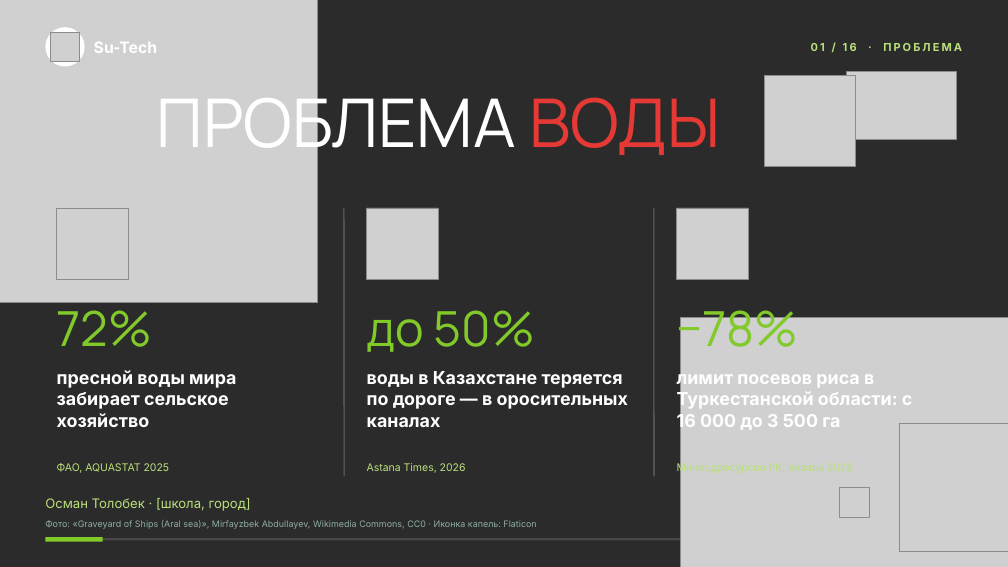
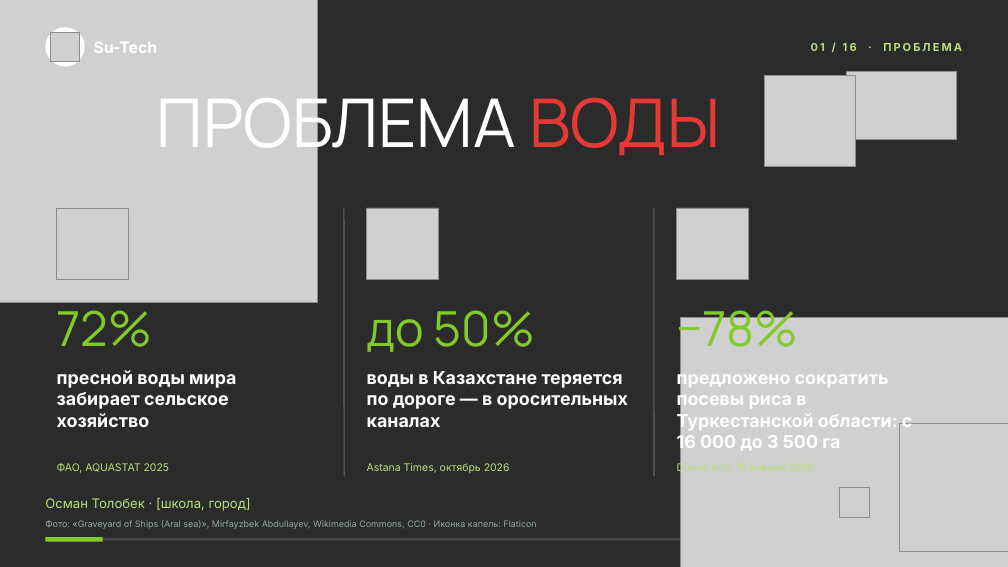
Before and after one commit to osmanri/sutech-core, a slide deck: slide 1 of docs/pitch/files/Su-Tech.pptx. Drawn at 1008x567 pixels with LibreOffice and Linux fonts; fonts in the diff are those of the drawing; grey boxes stand for pictures; background and template pictures are left out; a plain dark background stands for a picture behind light text. Boxes give left, top, right and bottom in pixels: in the first picture for what was removed or moved away, otherwise in the second. Text is boxed around its words. In the diff, an @@ line names an element or a change of style, - is before the commit and + after.

```diff
--- a/docs/pitch/files/Su-Tech.pptx
+++ b/docs/pitch/files/Su-Tech.pptx
@@ text at [677,369,913,453]: text changed @@
-лимит посевов риса в Туркестанской области: с 16 000 до 3 500 га
+предложено сократить посевы риса в Туркестанской области: с 16 000 до 3 500 га
@@ text at [367,463,510,473]: text changed @@
-Astana Times, 2026
+Astana Times, октябрь 2026
@@ text at [677,462,733,474]: text changed @@
-Минводресурсов РК, январь 2026
+Dunyo.info, 13 января 2026
```
Also in this commit, not shown: 2 other slides changed, 5 other files.
